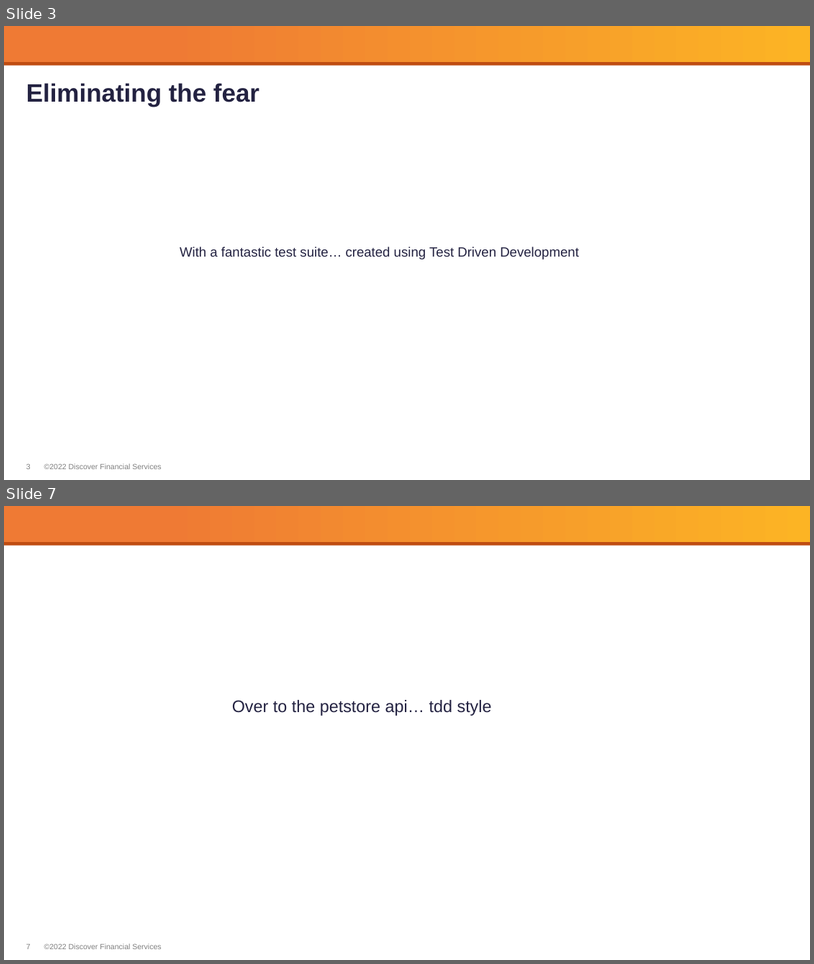
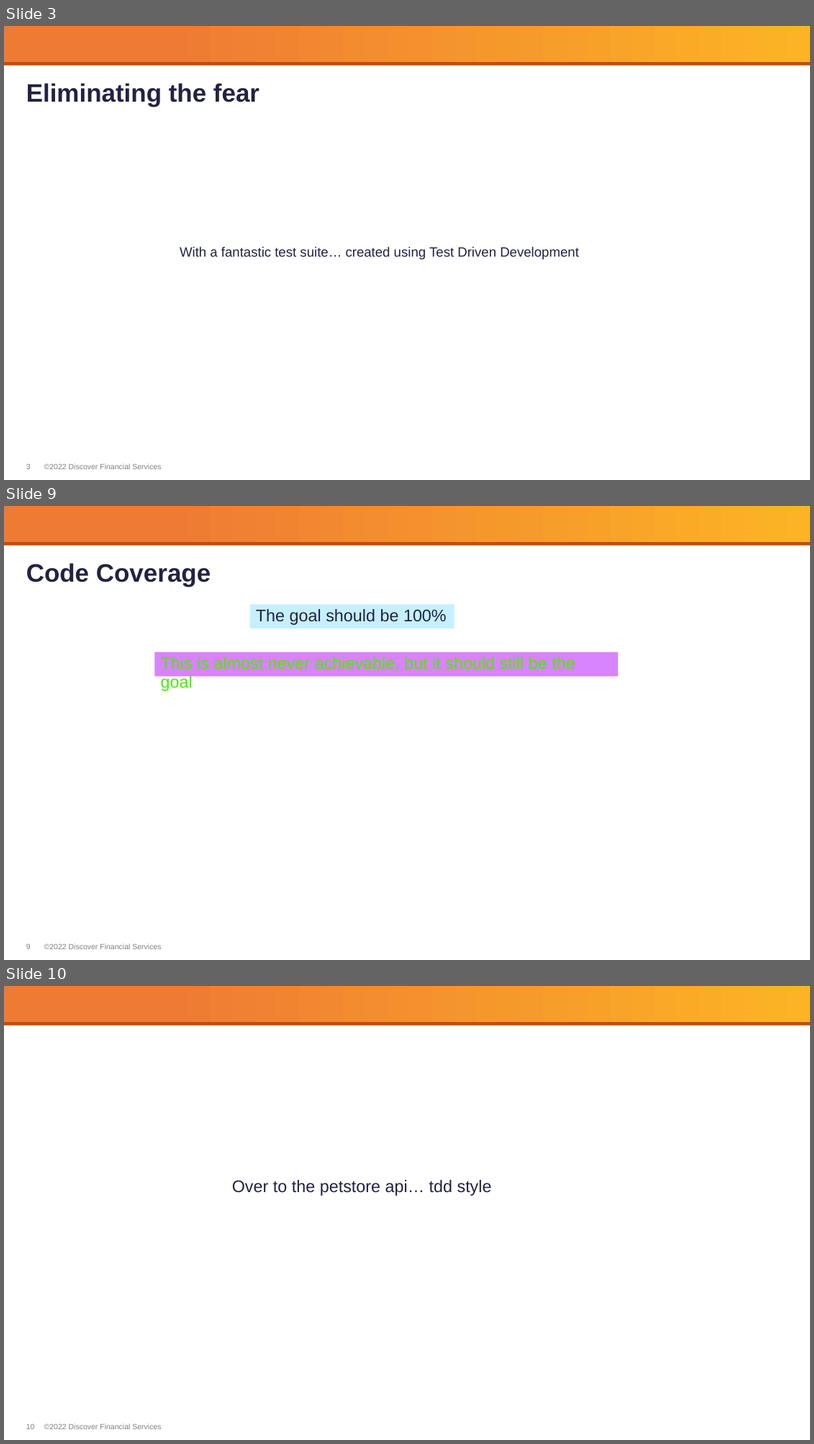
Before and after one commit to rupertwaldron/CleanCoders, a slide deck: Presentations/6- Clean Code - TDD.pptx. Shown one above the other, each under a label of ours: slides 3 and 7 before the commit, slides 3, 9 and 10 after it; the slides between them are not shown. The pictures are 814x964 and 814x1444 pixels, drawn with LibreOffice and Linux fonts; fonts in the diff are those of the drawing; background and template pictures are left out. Boxes give left, top, right and bottom in pixels: in the first picture for what was removed or moved away, otherwise in the second. Text is boxed around its words. In the diff, an @@ line names an element or a change of style, - is before the commit and + after.

```diff
--- a/Presentations/6- Clean Code - TDD.pptx
+++ b/Presentations/6- Clean Code - TDD.pptx
@@ slide 9 added at (4, 506, 810, 960), background #FFFFFF; not listed: 4 template elements that a slide beside it also shows @@
@@ title added at (26, 563, 211, 587), 30 pt, text #232241, bold @@
+Code Coverage
@@ rectangle added at (250, 604, 455, 628), fill #C6F0FF, 20 pt, text #232241 @@
+The goal should be 100%
@@ rectangle added at (154, 651, 618, 676), fill #D883FF, 20 pt, text #48ED00 @@
+This is almost never achievable, but it should still be the goal
@@ what was slide 7 is now slide 10 @@
@@ page number at (26, 1424, 35, 1429): text changed @@
-7
+10
```
Also in this commit, not shown: 1 slide changed, 2 other slides added.
